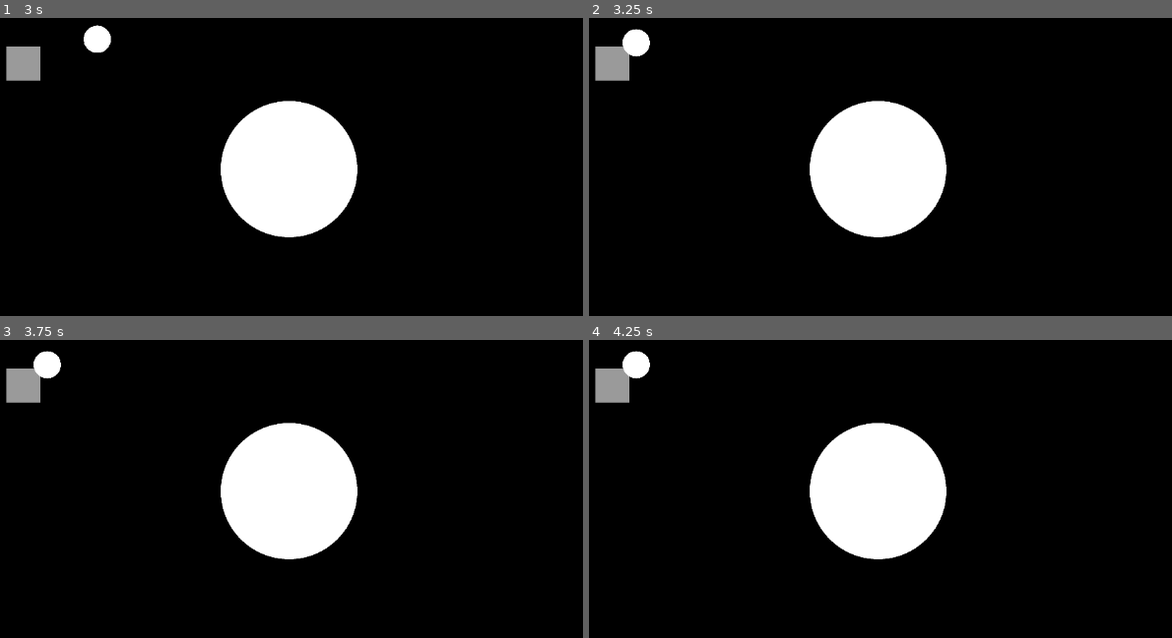
Above: before the commit, frames 1-4 (two rows, left to right).
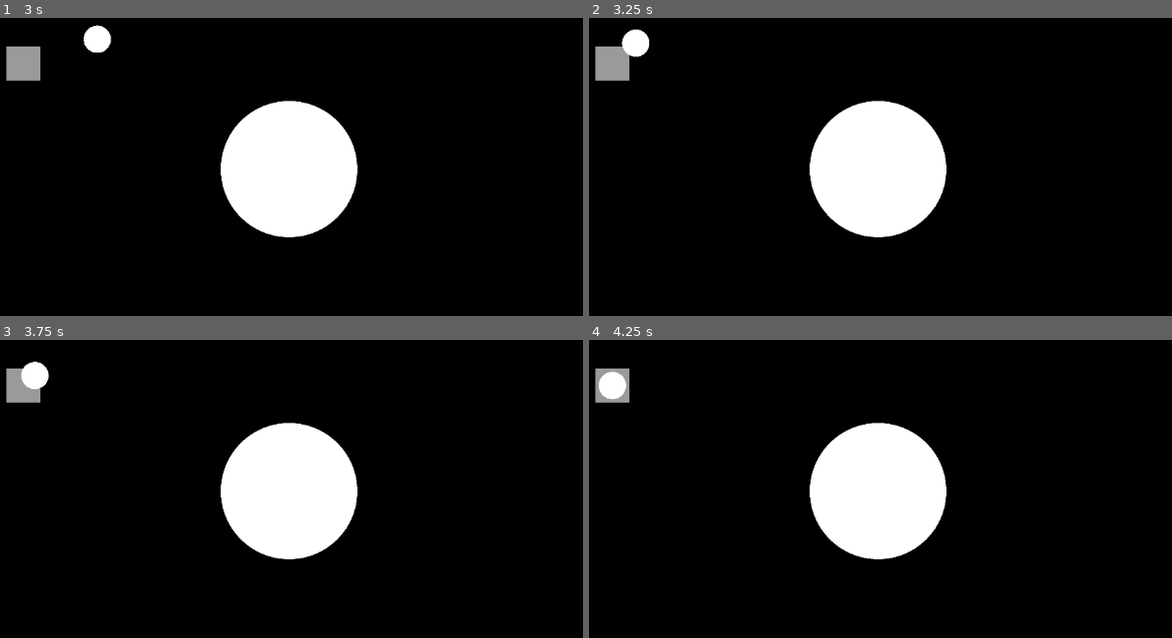
Above: after the commit, the same moments.

Repository: davidscholberg/world_lines
Game: Godot game, scene res://scenes/environments/level_1.tscn
Same seed, same stepped clock (60 frames per second), same inputs: the game is played once before the commit and once after it. The project has no main scene, so this scene is started directly.
Inputs (mouse positions are in pixels of both pictures, inside the frame that each line leads up to):
- Up to frame 1 (3 s): tap Enter at 0.5 s; move the mouse to (460, 149) at 0.52 s; click (460, 149) at 0.67 s; move the mouse to (128, 193) at 1.27 s; click (128, 193) at 1.42 s; move the mouse to (367, 74) at 2.02 s; click (367, 74) at 2.17 s; move the mouse to (244, 259) at 2.77 s; click (244, 259) at 2.92 s
- Up to frame 2 (3.25 s): no input
- Up to frame 3 (3.75 s): move the mouse to (524, 560) at 3.52 s; click (524, 560) at 3.67 s
- Up to frame 4 (4.25 s): no input

Frame 1 is identical in both runs. In frame 2, less than 0.1% of the frame differs, in the area x 5-11%, y 3-14%; in frame 3, 0.5%; in frame 4, 0.7%, in the area x 1-11%, y 3-20%.

Commit message:
added destination reached animation

Diff:
--- a/scenes/objects/player.gd
+++ b/scenes/objects/player.gd
@@ -1,5 +1,7 @@
 @tool
 extends CharacterBody2D
+
+signal player_completed_level
 
 const arrow_max_distance: float = 200.0
 const arrow_min_distance: float = 100.0
@@ -22,6 +24,10 @@
 var in_motion: bool = false
 var initial_position: Vector2
 var destination_reached: bool = false
+var distance_to_destination_center: float
+var direction_to_destination_center: Vector2
+var initial_destination_reached_position: Vector2
+var completed_level: bool = false
 
 func _set_sprite_radius() -> void:
 	$CircleSprite.radius = radius
@@ -63,6 +69,11 @@
 
 func _destination_reached(_body: Node2D) -> void:
 	destination_reached = true
+	initial_destination_reached_position = global_position
+	for destination in get_tree().get_nodes_in_group("destination"):
+		distance_to_destination_center = global_position.distance_to(destination.global_position)
+		direction_to_destination_center = global_position.direction_to(destination.global_position)
+		break
 
 func _setup_player() -> void:
 	position = initial_position
@@ -106,7 +117,14 @@
 func _physics_process(delta):
 	if Engine.is_editor_hint():
 		return
-	if not in_motion or destination_reached:
+	if not in_motion or completed_level:
+		return
+	if destination_reached:
+		if initial_destination_reached_position.distance_to(global_position) > distance_to_destination_center:
+			completed_level = true
+			emit_signal("player_completed_level")
+			return
+		global_position += direction_to_destination_center * distance_to_destination_center * delta
 		return
 	if get_slide_collision_count() > 0:
 		_setup_player()
